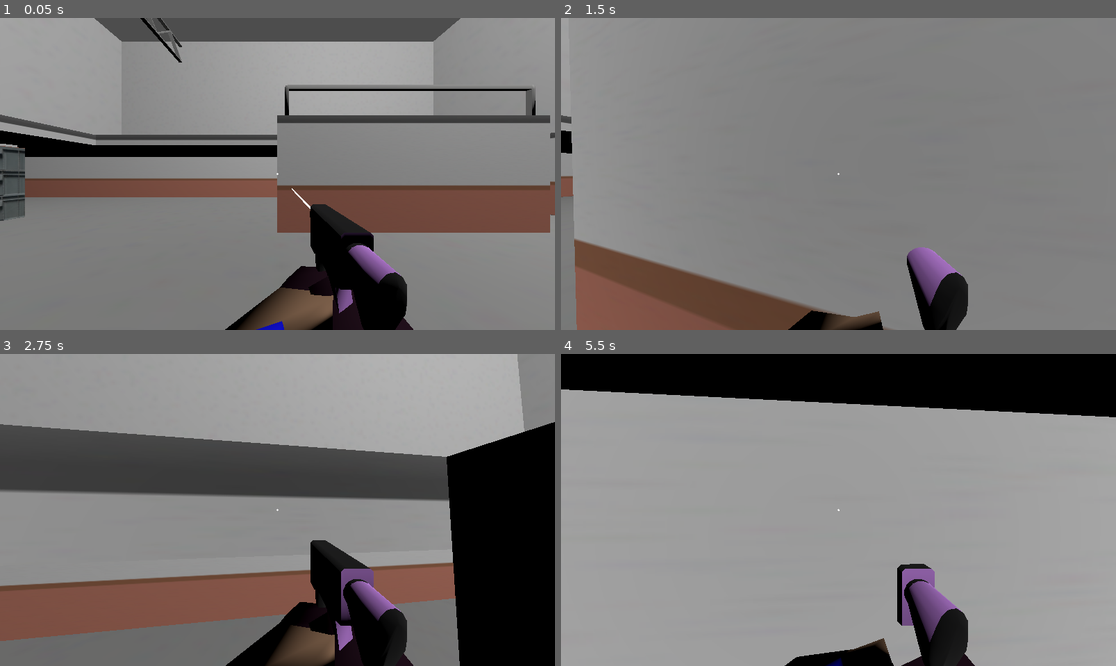
Above: before the commit, frames 1-4 (two rows, left to right).
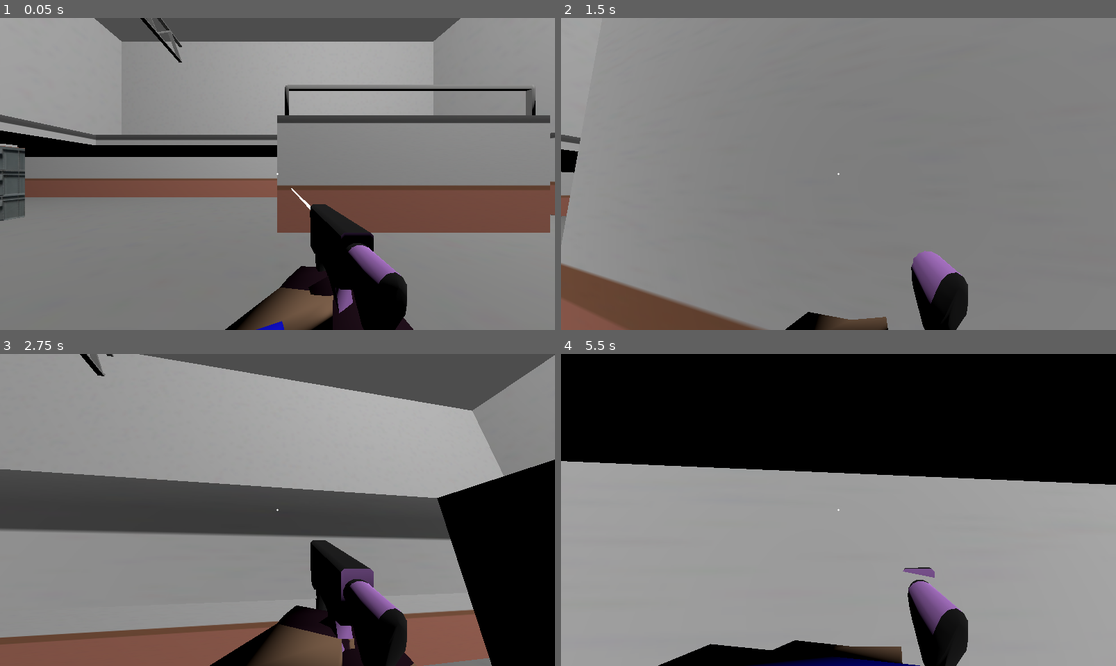
Above: after the commit, the same moments.

Repository: dairycultist/CityZoomer
Game: Godot game, scene res://level.tscn
The game is run twice, just before and just after one commit, with the same random seed, the same clock (stepped at 60 frames per second) and the same inputs.
Inputs (mouse positions are in pixels of both pictures, inside the frame that each line leads up to):
- Up to frame 1 (0.05 s): no input
- Up to frame 2 (1.5 s): move the mouse to (866, 174) at 0.52 s; press the mouse at (866, 174) at 0.53 s; hold W (walk_up) from 0.53 s (still down); tap Space (jump) at 0.77, 0.8, 1.07, 1.35 s; move the mouse to (810, 174) at 1.27 s; release the mouse at (810, 174) at 1.28 s
- Up to frame 3 (2.75 s): keep holding W (walk_up); tap Space (jump) at 1.52, 1.82, 2.3 s; click (249, 510) at 1.55 s; move the mouse to (288, 503) at 2.02 s; press the mouse at (288, 503) at 2.03 s
- Up to frame 4 (5.5 s): keep holding W (walk_up); move the mouse to (832, 516) at 2.77 s; release the mouse at (832, 516) at 2.78 s; click (832, 516) at 2.85 s; tap Space (jump) at 3.02, 3.32, 4.52, 4.82, 5.3 s; move the mouse to (877, 513) at 3.52 s; hold Space (jump) 3.53-4.28 s; move the mouse to (794, 506) at 4.27 s; click (794, 506) at 4.35 s; move the mouse to (844, 510) at 5.02 s; press the mouse at (844, 510) at 5.03 s

The runs differ from the first frame. In frame 1, less than 0.1% of the frame differs, in the area x 52-56%, y 54-62%; in frame 2, 8.8%; in frame 3, 52%, in the area x 0-100%, y 0-100%; in frame 4, 26%.

Commit message:
Recoil system

Diff:
--- a/player/bot_player.tscn
+++ b/player/bot_player.tscn
@@ -210,6 +210,18 @@
 [node name="Player" type="CharacterBody3D" node_paths=PackedStringArray("left_hand", "right_hand", "left_target", "right_target")]
 transform = Transform3D(-1, 0, -8.74228e-08, 0, 1, 0, 8.74228e-08, 0, -1, 0, 0, 0)
 script = ExtResource("1_fsqg5")
+team = null
+firerate_per_sec = null
+standing_spray_min = null
+standing_spray_max = null
+standing_spray_increase_rate = null
+standing_spray_decrease_rate = null
+ground_accel = null
+air_accel = null
+max_speed = null
+drag = null
+jump_speed = null
+gravity = null
 left_hand = NodePath("Model/Armature/Skeleton3D/LeftHandIK")
 right_hand = NodePath("Model/Armature/Skeleton3D/RightHandIK")
 left_target = NodePath("CameraAnchor/Rifle/LeftTargetIK")
--- a/player/local_player.gd
+++ b/player/local_player.gd
@@ -1,4 +1,6 @@
 extends Player
+
+#@export var automatic_gunfire: bool = true
 
 @export_group("Camera")
 @export var mouse_sensitivity: float = 0.3
--- a/player/player.gd
+++ b/player/player.gd
@@ -12,9 +12,22 @@
 
 @export_group("Gunplay")
 
+@export var recoil: float = 1.0
+
 @export var firerate_per_sec: float = 10
 
 var time_since_last_shot: float = 0
+
+# spray amount is a float that goes up as you shoot
+var spray: float = 0.0
+
+@export var standing_spray_min: float = 0.0
+@export var standing_spray_max: float = 5.0
+@export var standing_spray_increase_rate: float = 5.0
+@export var standing_spray_decrease_rate: float = 5.0
+
+#@export var running_spray_min: float = 0.0
+#@export var running_spray_max: float = 1.0
 
 @export_group("Movement")
 @export var ground_accel: float = 50
@@ -59,8 +72,21 @@
 func _process_move(direction, jumping, delta: float) -> void:
 
 	time_since_last_shot += delta
-	$CameraAnchor/Rifle/BulletTracer.scale.x = max(0.0, 1.0 - 10.0 * time_since_last_shot)
-	$CameraAnchor/Rifle/BulletTracer.scale.y = max(0.0, 1.0 - 10.0 * time_since_last_shot)
+
+	# fade tracer
+	$CameraAnchor/Rifle/BulletTracer.scale.x = max(0.0, 1.0 - 140.0 * time_since_last_shot * time_since_last_shot)
+	$CameraAnchor/Rifle/BulletTracer.scale.y = $CameraAnchor/Rifle/BulletTracer.scale.x
+
+	# change spray
+	if time_since_last_shot < (1.0 / firerate_per_sec):
+
+		# currently shooting, increase spray
+		spray = min(standing_spray_max, spray + standing_spray_increase_rate * delta)
+
+	else:
+
+		# not shooting, decrease spray
+		spray = max(standing_spray_min, spray - standing_spray_decrease_rate * delta)
 
 	# gravity
 	velocity.y -= gravity * delta
@@ -103,14 +129,25 @@
 	if time_since_last_shot < (1.0 / firerate_per_sec):
 		return
 
-	var result = get_world_3d().direct_space_state.intersect_ray(PhysicsRayQueryParameters3D.create(
+	time_since_last_shot = 0.0
+
+	_change_look(0.0, -recoil)
+
+	var query = PhysicsRayQueryParameters3D.create(
 		$CameraAnchor.global_position,
 		$CameraAnchor.global_position - $CameraAnchor.global_basis.z * 50.0
-	))
+		+ Vector3(
+			randf_range(-spray, spray),
+			randf_range(0, spray),
+			randf_range(-spray, spray)
+		)
+	)
+
+	query.exclude = [self]
+
+	var result = get_world_3d().direct_space_state.intersect_ray(query)
 
 	if result:
-
-		time_since_last_shot = 0.0
 
 		$CameraAnchor/Rifle/BulletTracer.look_at(result.position)
 		$CameraAnchor/Rifle/BulletTracer.scale.z = result.position.distance_to($CameraAnchor/Rifle/BulletTracer.global_position)
